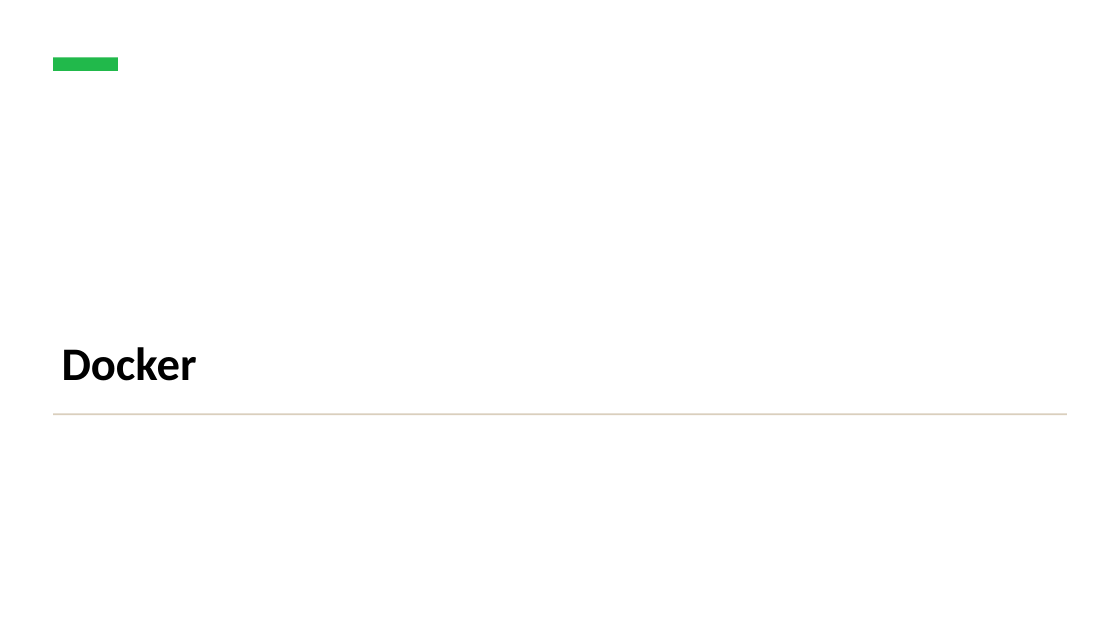
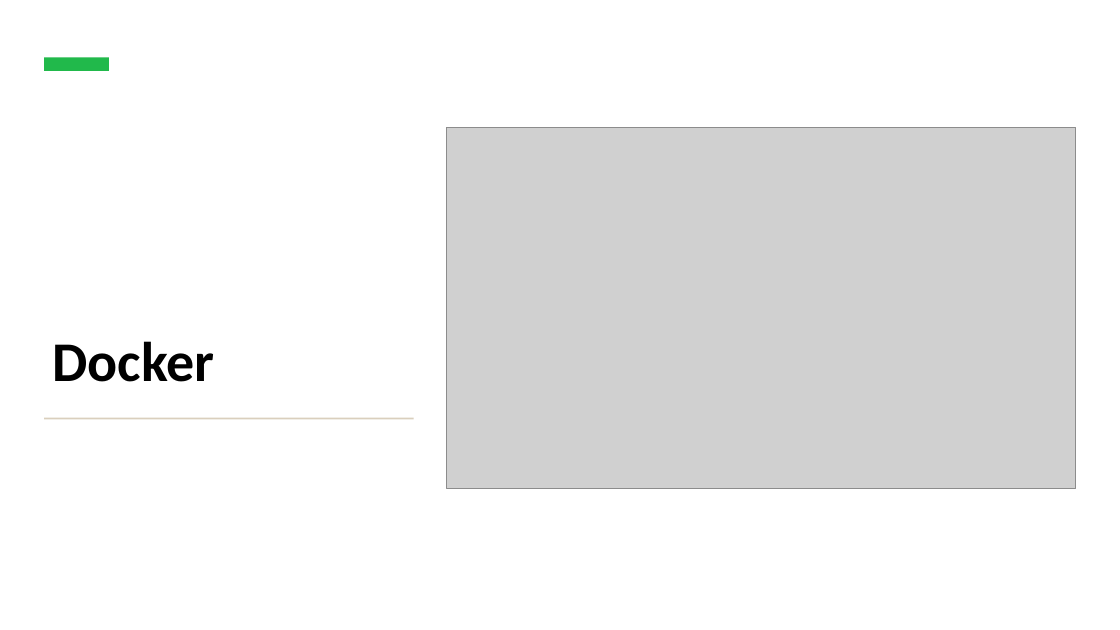
Before and after one commit to IPSSIASIDEV2/Jedy-DockerKubernetes-Formation, a slide deck: slide 5 of Cours/Cours.pptx. Drawn at 1120x630 pixels with LibreOffice and Linux fonts; fonts in the diff are those of the drawing; grey boxes stand for pictures. Boxes give left, top, right and bottom in pixels: in the first picture for what was removed or moved away, otherwise in the second. Text is boxed around its words. In the diff, an @@ line names an element or a change of style, - is before the commit and + after.

```diff
--- a/Cours/Cours.pptx
+++ b/Cours/Cours.pptx
@@ rectangle: place and size @@
-rectangle at (53, 58, 118, 71)
+rectangle at (44, 58, 109, 71)
@@ title "Docker": place and size @@
-title "Docker" at (62, 347, 197, 381)
+title "Docker" at (52, 341, 214, 382)
@@ title "Docker" at (52, 341, 214, 382): size 40 to 48 pt @@
@@ picture added at (447, 127, 1076, 489) @@
@@ rectangle added at (45, 418, 414, 419), fill #DACFBD @@
@@ rectangle removed at (53, 413, 1067, 415) @@
```
Also in this commit, not shown: 6 other slides changed, 2 slides added, 1 slide removed.
